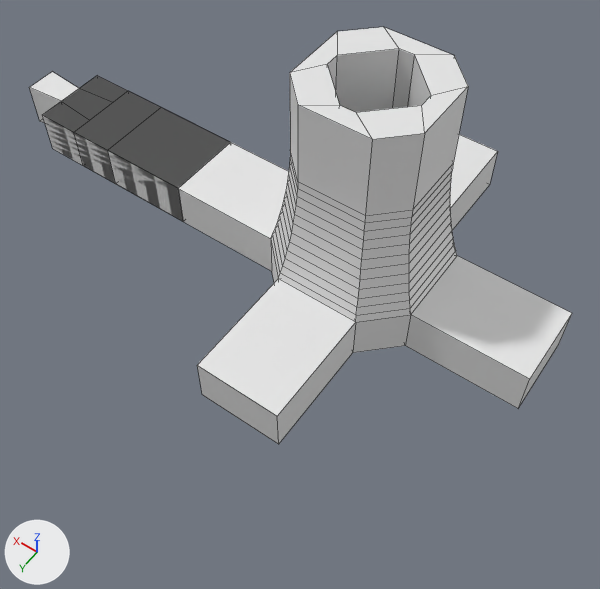
An edit to the Blender file models_4.0/Supports.blend, drawn before and after from the same camera.
Camera for both pictures: a 50 mm camera at (-2.63, 4.74, 6.13) aimed at (0.1, 0.92, 0.12). Arrows for +X, +Y and +Z are at lower left; the lights stay in place. Mesh edges are drawn as thin lines.

Names of what the first picture shows: 'Center', 'ConnectorFemale', 'ConnectorFlat', 'ConnectorMale'.
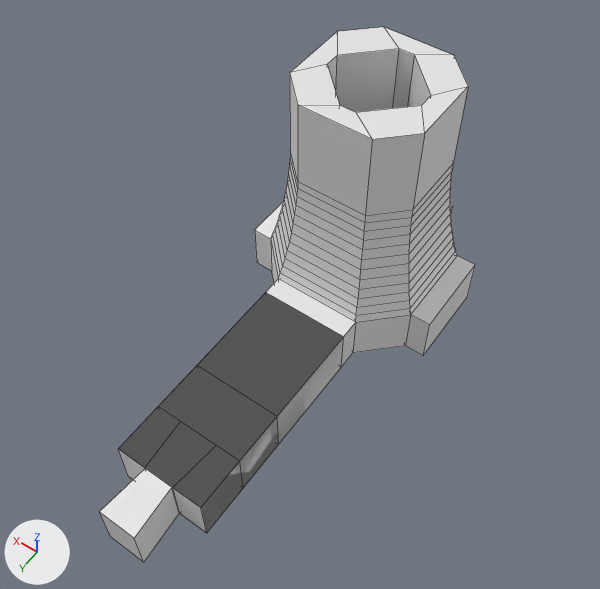
Where the newer file only moved an object's origin or applied its transform, the numbers keep the older frame.

Diff of the bpy script that builds the scene:
```diff
--- a/models_4.0/Supports.blend.py
+++ b/models_4.0/Supports.blend.py
@@ me_cube_002 @@
 me_cube_002.from_pydata(...)  # 16 vertices, 12 faces; spans x 0.457..1.025, y -0.1..0.1, z -1.0..0.0
 # used by ob_connectormale; location = (0.0, 0.0, 0.0); scale = (4.38, 4.38, 0.5)
+# me_cube_002 part 1: the whole mesh is turned 90 degrees about the z axis through its middle, then moved by (-0.741, 0.512, 0.0)
@@ me_cube_003 @@
 me_cube_003.from_pydata(...)  # 12 vertices, 10 faces; spans x 0.457..0.914, y -0.1..0.1, z -1.0..0.0
 # used by ob_connectorflat; location = (0.0, 0.0, 0.0); scale = (4.38, 4.38, 0.5)
+# me_cube_003 part 2: the whole mesh is turned 90 degrees about the z axis through its middle, then moved by (-0.686, 0.457, 0.0)
@@ me_cube_001 @@
 me_cube_001.from_pydata(...)  # 20 vertices, 16 faces; spans x -0.914..-0.457, y -0.1..0.1, z -1.0..0.0
 # used by ob_connectorfemale; location = (0.0, 0.0, 0.0); rotation_euler = (0.0, 0.0, 3.142), in degrees (0, 0, 180); scale = (4.38, 4.38, 0.5)
+# me_cube_001 part 3: the whole mesh is turned 90 degrees about the z axis through its middle, then moved by (0.686, -0.457, 0.0)
@@ me_cube_066 @@
 me_cube_066.from_pydata(...)  # 176 vertices, 162 faces; spans x -0.46..0.46, y -0.46..0.46, z -1.0..4.0
 # used by ob_center; location = (0.0, 0.0, 0.0); scale = (4.38, 4.38, 0.5)
+# me_cube_066 part 4: all 4 vertices in x 0.46, y -0.1..0.1, z -1.0..0.0 are moved by (-0.23, 0.0, 0.0)
+# me_cube_066 part 5: all 4 vertices in x -0.1..0.1, y 0.46, z -1.0..0.0 are moved by (0.0, -0.23, 0.0)
+# me_cube_066 part 6: all 4 vertices in x -0.1..0.1, y -0.46, z -1.0..0.0 are moved by (0.0, 0.23, 0.0)
+# me_cube_066 part 7: all 4 vertices in x -0.46, y -0.1..0.1, z -1.0..0.0 are moved by (0.23, 0.0, 0.0)
```

Location of each change, [x1, y1, x2, y2] in pixels of the pictures (600 x 589 px; the box of a moved part takes in the faces that stretch with it):
'Center', reshaped (44% narrower, 18% shorter)
    before: [178, 27, 572, 444]
    after: [255, 27, 475, 367]
'ConnectorMale', mesh turned
    before: [29, 72, 229, 221]
    after: [100, 293, 344, 562]
'ConnectorFemale', mesh turned
    before: [44, 76, 230, 188]
    after: [119, 292, 343, 533]
'ConnectorFlat', mesh turned
    before: [44, 76, 228, 218]
    after: [118, 294, 343, 518]
part 4 of me_cube_066, moved or reshaped
    before: [178, 142, 289, 271]
    after: [255, 201, 284, 271]
part 5 of me_cube_066, moved or reshaped
    before: [197, 279, 356, 444]
    after: [266, 279, 356, 367]
part 6 of me_cube_066, moved or reshaped
    before: [450, 134, 498, 230]
    after: [450, 205, 452, 211]
part 7 of me_cube_066, moved or reshaped
    before: [405, 256, 572, 408]
    after: [405, 256, 475, 355]
